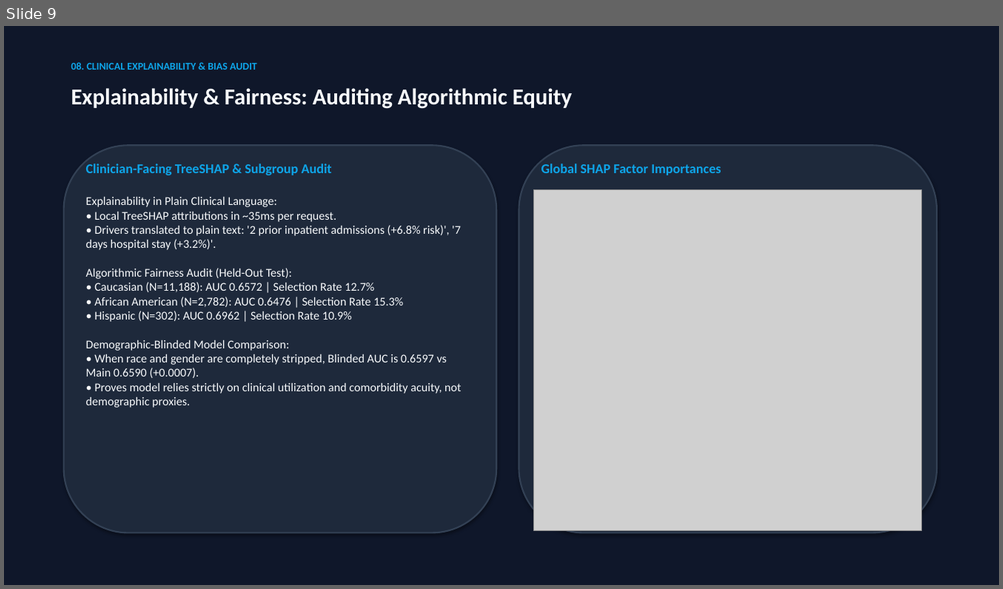
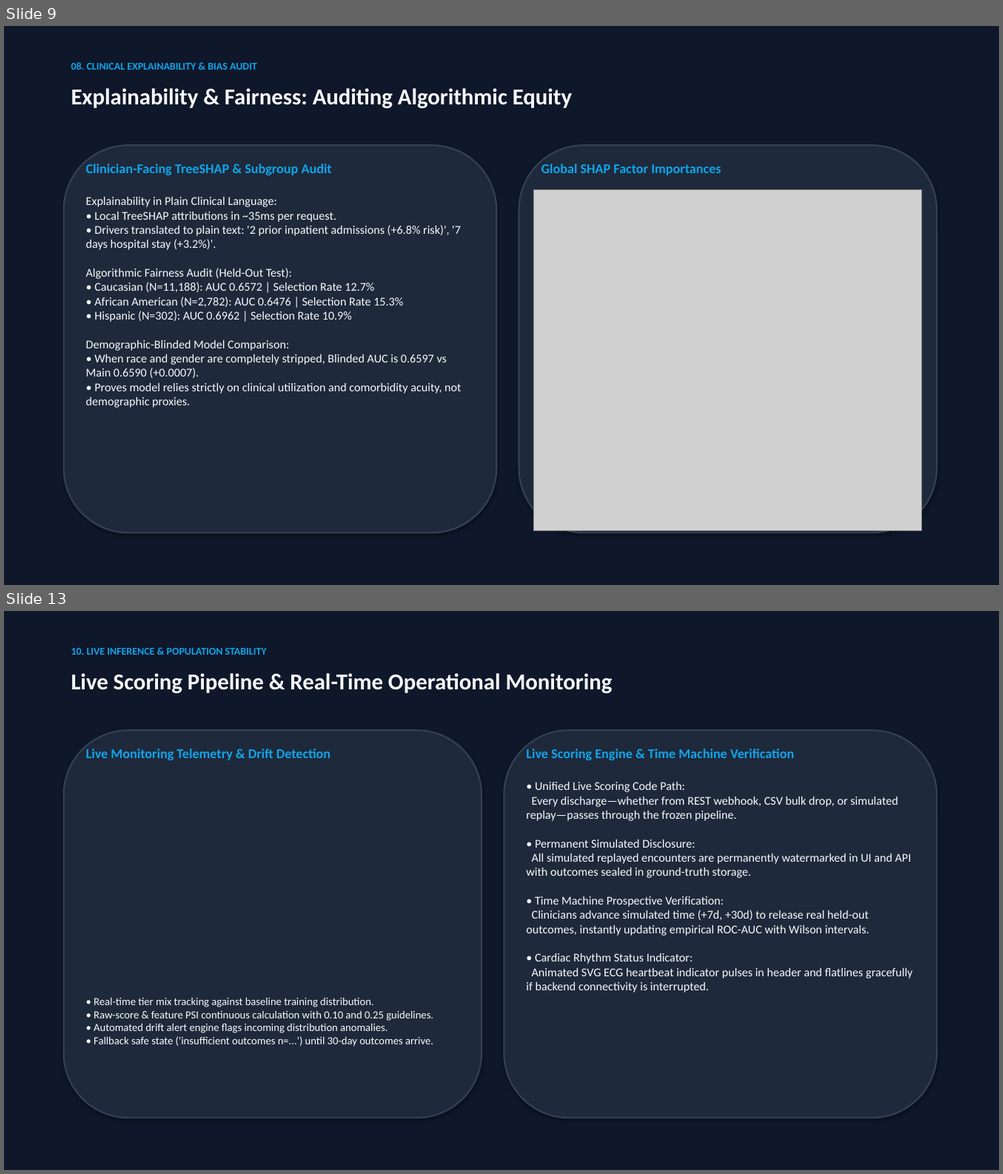
Before and after one commit to Tribhuwansingh2023/ReadmitIQ, a slide deck: docs/presentation/ReadmitIQ_deck.pptx. Shown one above the other, each under a label of ours: slide 9 before the commit, slides 9 and 13 after it; the slides between them are not shown. The pictures are 1003x589 and 1003x1174 pixels, drawn with LibreOffice and Linux fonts; fonts in the diff are those of the drawing; grey boxes stand for pictures. Boxes give left, top, right and bottom in pixels: in the first picture for what was removed or moved away, otherwise in the second. Text is boxed around its words. In the diff, an @@ line names an element or a change of style, - is before the commit and + after.

Commit message:
feat(xai): add Explainable AI v2 layer with local engine, global audit, and clinical UI

```diff
--- a/docs/presentation/ReadmitIQ_deck.pptx
+++ b/docs/presentation/ReadmitIQ_deck.pptx
@@ slide 13 added at (x1=4, y1=611, x2=999, y2=1170), background #FFFFFF @@
@@ rectangle added at (x1=4, y1=611, x2=999, y2=1170), fill #0F172A @@
@@ text added at (x1=71, y1=648, x2=267, y2=655), 10 pt, text #0EA5E9, bold @@
+10. LIVE INFERENCE & POPULATION STABILITY
@@ text added at (x1=71, y1=673, x2=612, y2=694), 22 pt, text #F8FAFC, bold @@
+Live Scoring Pipeline & Real-Time Operational Monitoring
@@ rounded rectangle added at (x1=64, y1=730, x2=481, y2=1119), fill #1E293B, outline #334155 1.5 pt @@
@@ rounded rectangle added at (x1=504, y1=730, x2=936, y2=1119), fill #1E293B, outline #334155 1.5 pt @@
@@ text added at (x1=86, y1=749, x2=330, y2=760), 13 pt, text #0EA5E9, bold @@
+Live Monitoring Telemetry & Drift Detection
@@ text added at (x1=526, y1=749, x2=794, y2=760), 13 pt, text #0EA5E9, bold @@
+Live Scoring Engine & Time Machine Verification
@@ text added at (x1=526, y1=781, x2=912, y2=993), 11.5 pt, text #F8FAFC @@
+• Unified Live Scoring Code Path:
+Every discharge—whether from REST webhook, CSV bulk drop, or simulated replay—passes through the frozen pipeline.
+• Permanent Simulated Disclosure:
+All simulated replayed encounters are permanently watermarked in UI and API with outcomes sealed in ground-truth storage.
+• Time Machine Prospective Verification:
+Clinicians advance simulated time (+7d, +30d) to release real held-out outcomes, instantly updating empirical ROC-AUC with Wilson intervals.
+• Cardiac Rhythm Status Indicator:
+Animated SVG ECG heartbeat indicator pulses in header and flatlines gracefully if backend connectivity is interrupted.
@@ text added at (x1=94, y1=997, x2=433, y2=1047), 10.5 pt, text #F8FAFC @@
+• Real-time tier mix tracking against baseline training distribution.
+• Raw-score & feature PSI continuous calculation with 0.10 and 0.25 guidelines.
+• Automated drift alert engine flags incoming distribution anomalies.
+• Fallback safe state ('insufficient outcomes n=...') until 30-day outcomes arrive.
```
Also in this commit, not shown: 4 slides changed, 4 other slides added, 1 slide removed, 53 other files.
